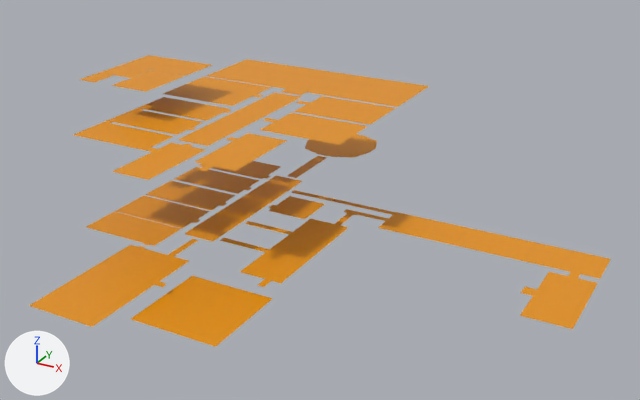
What one commit did to the OBJ model assets/borga map/map path finding.obj.
Rendered twice from a 50 mm lens placed at (117.8, -132.2, 87.4), pointed at (30.6, 26.4, 8.0). Lighting does not change. The marker at lower left points along +X, +Y and +Z. Where no turn or scale is listed for an object, it has been applied to the vertices.

Names of what the first picture shows: 'result.001_Cube.016'.
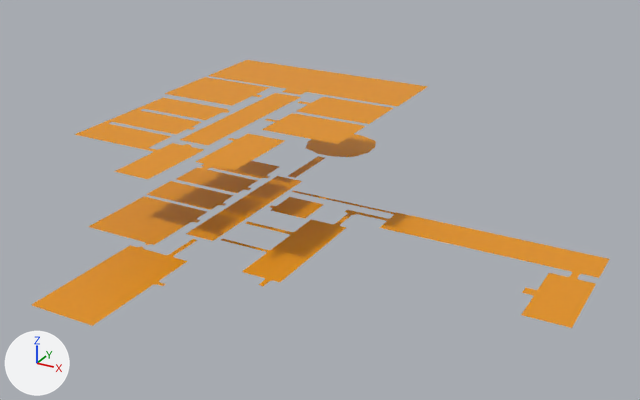
The change, as a diff of the scene's bpy script:
```diff
--- a/assets/borga map/map path finding.obj.py
+++ b/assets/borga map/map path finding.obj.py
@@ me_result_001_cube_016 @@
 # used by ob_result_001_cube_016; location = (0.0, 0.0, 0.0)
-me_result_001_cube_016.from_pydata(...)  # 249 vertices, 189 faces, 1 loose edge; spans x -28.2..91.0, y -29.0..90.0, z -2.0..32.5
+me_result_001_cube_016.from_pydata(...)  # 507 vertices, 473 faces; spans x -19.7..90.8, y -28.7..89.9, z 0.0..22.5
+# me_result_001_cube_016 part 1: the loose piece of 30 vertices spanning x -18.0..13.0, y -10.0..34.5, z 22.5 is rebuilt with 56 vertices and now spans x -17.9..12.8, y -9.8..34.0, z 22.5
+# me_result_001_cube_016 part 2: the loose piece of 12 vertices spanning x -2.0..18.0, y 70.0..90.0, z 0.0 is rebuilt with 184 vertices and now spans x -1.6..17.6, y 70.4..89.9, z 0.0
+# me_result_001_cube_016 part 3: the loose piece of 8 vertices spanning x -17.9..1.9, y 2.5..12.9, z 0.0 is rebuilt with 20 vertices and now spans x -17.6..3.0, y 2.7..23.6, z 0.0
+# me_result_001_cube_016 part 4: the loose piece of 8 vertices spanning x -18.0..3.0, y 36.0..46.0, z 0.0 is rebuilt with 12 vertices and now spans x -17.6..3.0, y 36.2..45.8, z 0.0
+# me_result_001_cube_016 part 5: the loose piece of 8 vertices spanning x -18.0..3.0, y 47.0..57.0, z 0.0 is rebuilt with 12 vertices and now spans x -17.6..3.0, y 47.2..56.9, z 0.0
+# me_result_001_cube_016 part 6: the loose piece of 8 vertices spanning x 13.0..25.0, y 2.0..22.0, z 22.5 is rebuilt with 20 vertices and now spans x 13.4..24.8, y -0.8..21.7, z 22.5
+# me_result_001_cube_016 part 7: the loose piece of 8 vertices spanning x 13.0..24.0, y 31.0..41.0, z 0.0 is rebuilt with 12 vertices and now spans x 13.0..23.9, y 31.4..40.7, z 0.0
+# me_result_001_cube_016 part 8: the loose piece of 8 vertices spanning x -18.0..3.0, y 24.5..35.0, z 0.0 is rebuilt with 12 vertices and now spans x -17.9..3.0, y 24.8..34.7, z 0.0
+# me_result_001_cube_016 part 9: the loose piece of 4 vertices spanning x 4.0..12.0, y 11.0..51.0, z 0.0 is rebuilt with 4 vertices and now spans x 4.3..11.9, y 11.2..50.9, z 0.0
+# me_result_001_cube_016 part 10: the loose piece of 4 vertices spanning x -20.0..36.0, y 55.0..75.0, z 22.5 is rebuilt with 12 vertices and now spans x -19.7..35.9, y 52.3..74.6, z 22.5
+# me_result_001_cube_016 part 11: the loose piece of 4 vertices spanning x 16.0..36.0, y 40.0..54.0, z 22.5 is rebuilt with 12 vertices and now spans x 13.4..35.6, y 40.3..53.8, z 22.5
+# me_result_001_cube_016 part 12: the loose piece of 4 vertices spanning x 16.0..36.0, y 25.0..39.0, z 22.5 is rebuilt with 12 vertices and now spans x 13.4..35.6, y 25.3..38.8, z 22.5
+# me_result_001_cube_016 part 13: the loose piece of 4 vertices spanning x 4.0..12.0, y 11.0..51.0, z 22.5 is rebuilt with 4 vertices and now spans x 4.3..11.9, y 11.2..50.8, z 22.5
+# me_result_001_cube_016 part 14: the loose piece of 4 vertices spanning x 6.5..9.5, y 52.0..69.0, z 0.0 is rebuilt with 4 vertices and now spans x 6.8..9.2, y 52.0..68.6, z 0.0
+# me_result_001_cube_016 part 15: 6 loose pieces with 55 vertices, spanning x -28.2..35.0, y -21.0..55.0, z -2.0..30.0, are deleted
+# me_result_001_cube_016 part 16: 57 vertices removed from x -3.0..91.0, y -29.0..45.0, z 0.0; 114 vertices added at x -2.8..90.8, y -28.7..44.9, z 0.0
+# me_result_001_cube_016 part 17: 16 vertices removed from x -20.0..16.0, y 31.0..54.5, z 22.5..32.5; 10 vertices added at x -19.7..2.8, y 36.7..54.1, z 22.5
 me_result_001_cube_016.materials.append(mat_acid)
```

Boxes [x1, y1, x2, y2] around the edits, measured in the pictures (640 x 400 px; the box of a moved part takes in the faces that stretch with it):
'result.001_Cube.016', reshaped (8% shorter)
    before: [29, 55, 611, 347]
    after: [32, 60, 609, 328]
part 1 of me_result_001_cube_016, rebuilt
    before: [73, 97, 231, 180]
    after: [74, 98, 230, 179]
part 2 of me_result_001_cube_016, rebuilt
    before: [305, 134, 377, 158]
    after: [306, 134, 376, 157]
part 3 of me_result_001_cube_016, rebuilt (25% wider, 43% taller)
    before: [86, 212, 181, 246]
    after: [88, 196, 207, 245]
part 4 of me_result_001_cube_016, rebuilt
    before: [175, 167, 260, 194]
    after: [176, 167, 258, 193]
part 5 of me_result_001_cube_016, rebuilt
    before: [199, 161, 280, 179]
    after: [201, 161, 279, 179]
part 6 of me_result_001_cube_016, rebuilt
    before: [195, 133, 287, 171]
    after: [196, 134, 285, 170]
part 7 of me_result_001_cube_016, rebuilt (8% shorter)
    before: [268, 196, 325, 219]
    after: [270, 197, 324, 218]
part 8 of me_result_001_cube_016, rebuilt
    before: [145, 181, 235, 210]
    after: [147, 181, 234, 210]
part 9 of me_result_001_cube_016, rebuilt
    before: [184, 176, 302, 241]
    after: [186, 176, 302, 241]
part 10 of me_result_001_cube_016, rebuilt
    before: [207, 59, 429, 107]
    after: [208, 60, 428, 106]
part 11 of me_result_001_cube_016, rebuilt (7% shorter)
    before: [294, 96, 395, 125]
    after: [297, 97, 393, 124]
part 12 of me_result_001_cube_016, rebuilt
    before: [260, 113, 368, 145]
    after: [262, 113, 365, 144]
part 13 of me_result_001_cube_016, rebuilt
    before: [178, 92, 301, 146]
    after: [180, 93, 300, 145]
part 14 of me_result_001_cube_016, rebuilt (7% narrower)
    before: [287, 156, 327, 178]
    after: [288, 156, 325, 178]
part 15 of me_result_001_cube_016, deleted (orange)
    before: [79, 55, 306, 347]
part 16 of me_result_001_cube_016, moved or reshaped
    before: [29, 190, 611, 329]
    after: [32, 190, 609, 328]
part 17 of me_result_001_cube_016, moved or reshaped
    before: [163, 77, 310, 122]
    after: [165, 77, 270, 106]
